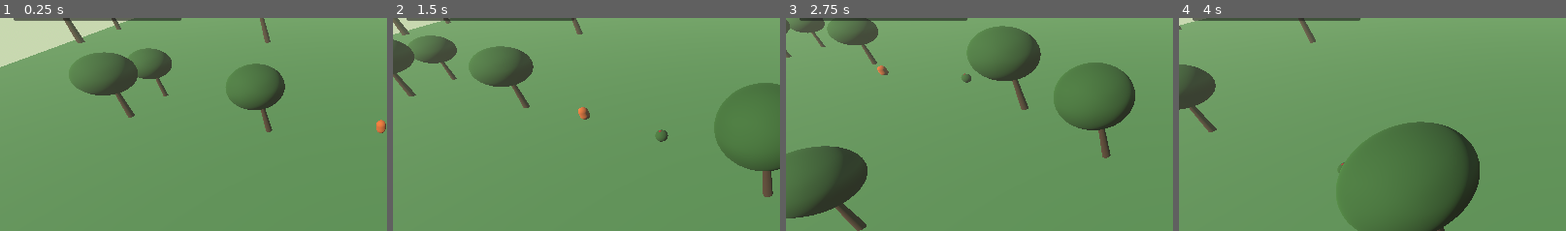
Above: before the commit, frames 1-4 (left to right).
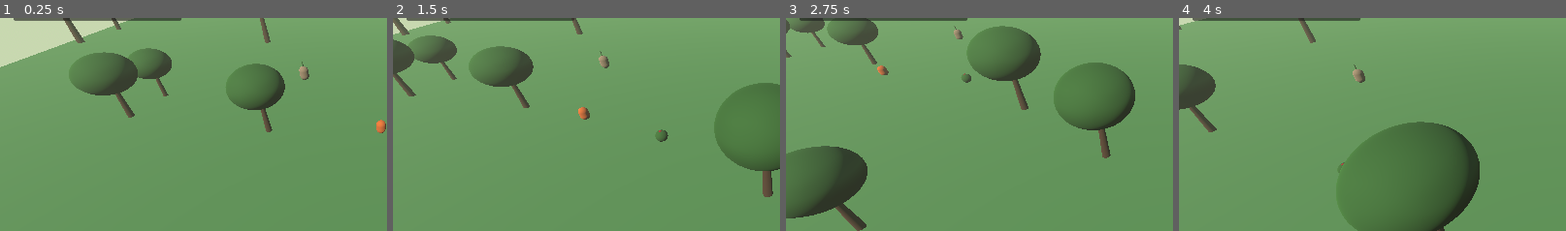
Above: after the commit, the same moments.

Repository: Ronana/Habitat
Game: Godot game, scene res://scenes/garden.tscn
Two runs of this game, one before a commit and one after it. Both use one fixed random seed, a clock stepped at 60 frames per second and the inputs below.
Inputs (mouse positions are % of the whole screen's width and height, from its top left):
- Up to frame 1 (0.25 s): no input
- Up to frame 2 (1.5 s): move the mouse to (72, 44) at 0.52 s; hold Right (ui_right) 0.53-1.28 s; click (72, 44) at 0.67 s; move the mouse to (30, 54) at 1.27 s; hold Down (ui_down) from 1.28 s (still down)
- Up to frame 3 (2.75 s): move the mouse to (60, 27) at 2.02 s; release Down (ui_down) at 2.03 s; hold Right (ui_right) from 2.03 s (still down)
- Up to frame 4 (4 s): move the mouse to (45, 69) at 2.77 s; release Right (ui_right) at 2.78 s; hold Up (ui_up) 2.78-3.53 s; click (45, 69) at 2.92 s; move the mouse to (80, 64) at 3.52 s; hold Left (ui_left) from 3.53 s (still down)
The pictures show only the part of the screen within x 0-50%, y 24-74%; the shares and areas given below are measured in that part.

The runs differ from the first frame. In frame 1, 0.1% of the frame differs, in the area x 77-80%, y 20-30%; in frame 2, 0.1%; in frame 3, less than 0.1%; in frame 4, 0.2%, in the area x 44-49%, y 21-31%.

Commit message:
Added Mossdeer - Second roamer with individual stats

Diff:
--- /dev/null
+++ b/habitat/creatures/mossdeer.tscn
@@ -0,0 +1,37 @@
+[gd_scene format=3 uid="uid://b4hn7obb75dth"]
+
+[ext_resource type="Script" uid="uid://ww18feya0ucr" path="res://scripts/mossdeer.gd" id="1_24iji"]
+
+[sub_resource type="StandardMaterial3D" id="StandardMaterial3D_pe1he"]
+albedo_color = Color(0.54509807, 0.4509804, 0.33333334, 1)
+
+[sub_resource type="CapsuleMesh" id="CapsuleMesh_pe1nj"]
+material = SubResource("StandardMaterial3D_pe1he")
+height = 1.6
+
+[sub_resource type="StandardMaterial3D" id="StandardMaterial3D_1ravv"]
+albedo_color = Color(0.1764706, 0.3529412, 0.11764706, 1)
+
+[sub_resource type="CylinderMesh" id="CylinderMesh_d5wfj"]
+material = SubResource("StandardMaterial3D_1ravv")
+top_radius = 0.05
+bottom_radius = 0.05
+height = 0.8
+
+[sub_resource type="CapsuleShape3D" id="CapsuleShape3D_aitnm"]
+height = 1.6
+
+[node name="Mossdeer" type="CharacterBody3D" unique_id=1899289714]
+script = ExtResource("1_24iji")
+
+[node name="Body" type="MeshInstance3D" parent="." unique_id=843322906]
+transform = Transform3D(1, 0, 0, 0, 1, 0, 0, 0, 1, 0, 0.8, 0)
+mesh = SubResource("CapsuleMesh_pe1nj")
+
+[node name="Antlers" type="MeshInstance3D" parent="." unique_id=766455163]
+transform = Transform3D(1, 0, 0, 0, 1, 0, 0, 0, 1, 0, 1.8, 0)
+mesh = SubResource("CylinderMesh_d5wfj")
+
+[node name="CollisionShape3D" type="CollisionShape3D" parent="." unique_id=385751821]
+transform = Transform3D(1, 0, 0, 0, 1, 0, 0, 0, 1, 0, 0.8, 0)
+shape = SubResource("CapsuleShape3D_aitnm")
--- a/habitat/scenes/garden.tscn
+++ b/habitat/scenes/garden.tscn
@@ -7,6 +7,7 @@
 [ext_resource type="PackedScene" uid="uid://xx6vrleum50s" path="res://scenes/player_cursor.tscn" id="5_77qwg"]
 [ext_resource type="PackedScene" uid="uid://cy1idyk70n5br" path="res://scenes/roamer_ui.tscn" id="6_o5anx"]
 [ext_resource type="PackedScene" uid="uid://drmbu2mtd3pfq" path="res://scenes/berry_bush.tscn" id="7_wdstj"]
+[ext_resource type="PackedScene" uid="uid://b4hn7obb75dth" path="res://creatures/mossdeer.tscn" id="8_1vq1v"]
 
 [sub_resource type="StandardMaterial3D" id="StandardMaterial3D_b0h10"]
 albedo_color = Color(0.2901961, 0.4862745, 0.24705882, 1)
@@ -47,7 +48,7 @@
 shape = SubResource("BoxShape3D_k83q7")
 
 [node name="DirectionalLight3D" type="DirectionalLight3D" parent="." unique_id=978597290]
-transform = Transform3D(0.8660254, 0.35355338, -0.35355338, 0, 0.70710677, 0.70710677, 0.5, -0.6123724, 0.6123724, 0, 0, 0)
+transform = Transform3D(0.8660254, 0.3535534, -0.3535534, 0, 0.7071068, 0.7071068, 0.5, -0.61237246, 0.61237246, 0, 4.8102603, 0)
 light_energy = 1.5
 
 [node name="MainCamera" type="Camera3D" parent="." unique_id=1952052033]
@@ -61,6 +62,9 @@
 [node name="GlowFox" parent="." unique_id=1061477021 instance=ExtResource("4_k83q7")]
 transform = Transform3D(1, 0, 0, 0, 1, 0, 0, 0, 1, 0, 1, 0)
 
+[node name="Mossdeer" parent="." unique_id=1899289714 groups=["roamers"] instance=ExtResource("8_1vq1v")]
+transform = Transform3D(1, 0, 0, 0, 1, 0, 0, 0, 1, -10, 1, -10)
+
 [node name="PlayerCursor" parent="." unique_id=2047336941 instance=ExtResource("5_77qwg")]
 
 [node name="RoamerUI" parent="." unique_id=1002129976 instance=ExtResource("6_o5anx")]
--- /dev/null
+++ b/habitat/scripts/mossdeer.gd
@@ -0,0 +1,24 @@
+extends "res://scripts/roamer_base.gd"
+
+func _ready():
+	# Mossdeer specific stats
+	move_speed = 1.8
+	dewdrop_interval = 7.0
+	hunger_threshold = 0.5
+
+	# Mossdeer needs more food than a fox
+	need_decay["food"] = 0.015
+
+	super._ready()
+
+func on_selected():
+	var body = get_node("Body")
+	var mat = body.get_active_material(0)
+	mat.emission_enabled = true
+	mat.emission = Color(0.2, 0.8, 0.2)
+	mat.emission_energy_multiplier = 2.0
+
+func on_deselected():
+	var body = get_node("Body")
+	var mat = body.get_active_material(0)
+	mat.emission_enabled = false
Not shown, added: habitat/scripts/mossdeer.gd.uid
